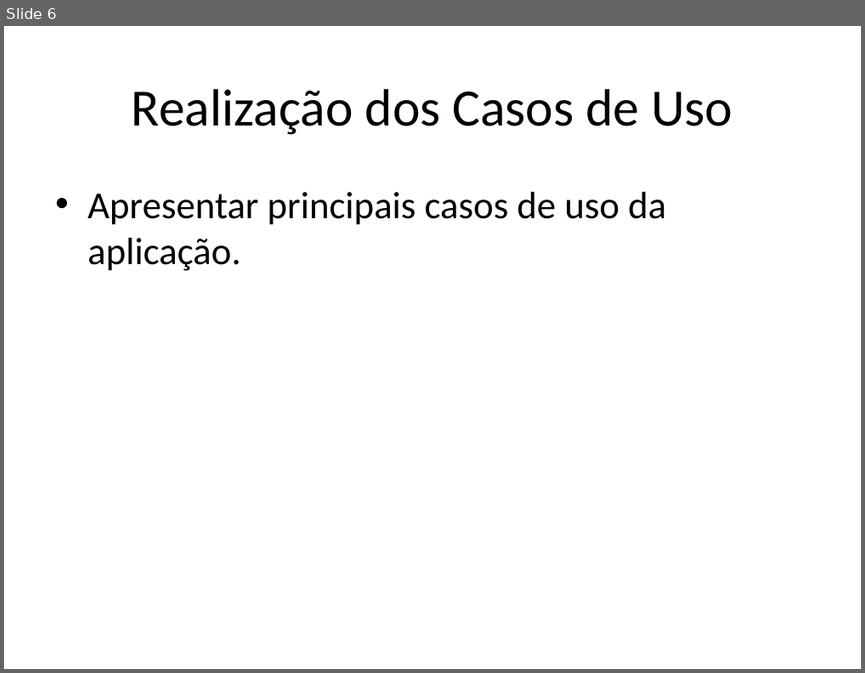
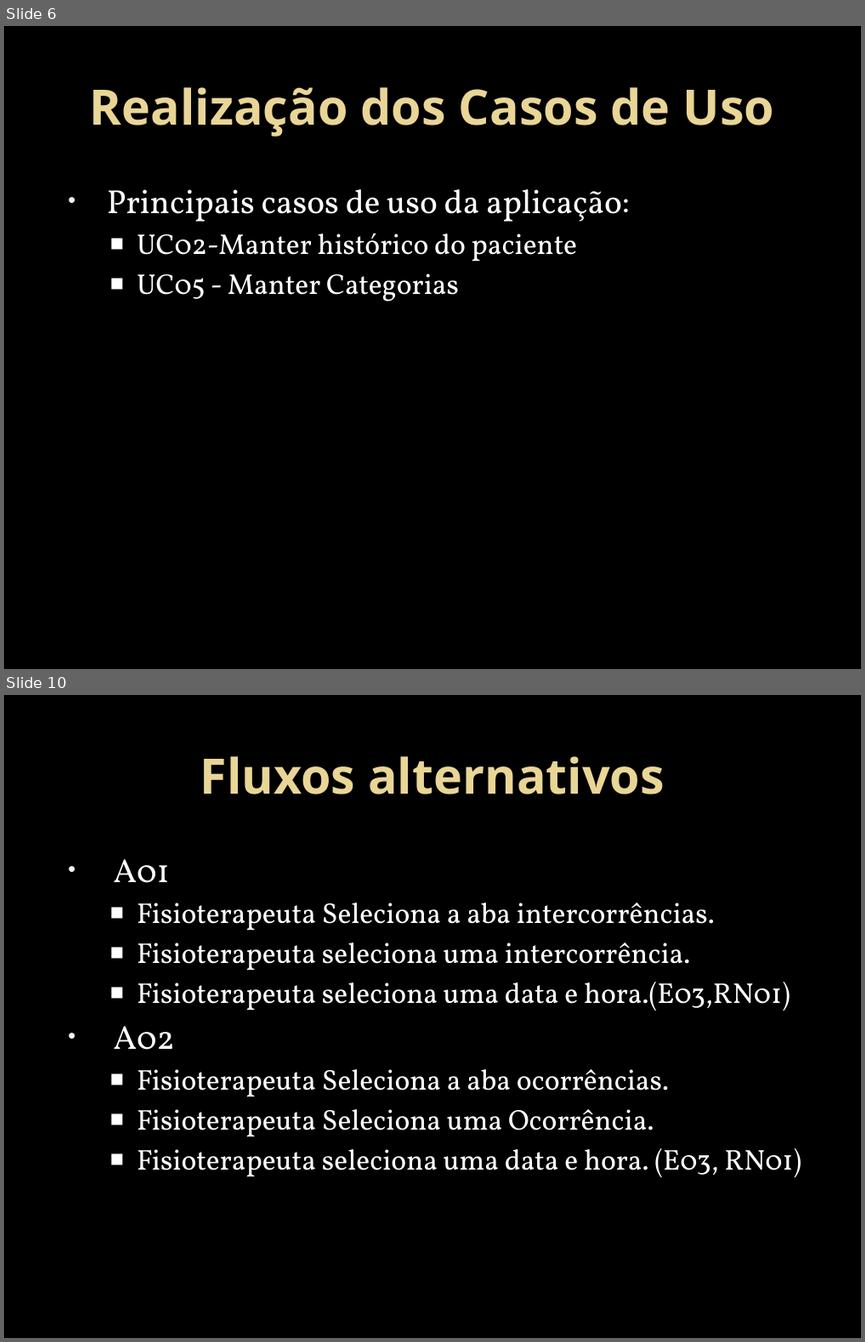
Before and after one commit to HamiltonSantos/FisioDiag, a slide deck: Análise/ApresentacaoAnalise.pptx. Shown one above the other, each under a label of ours: slide 6 before the commit, slides 6 and 10 after it; the slides between them are not shown. The pictures are 865x673 and 865x1342 pixels, drawn with LibreOffice and Linux fonts; fonts in the diff are those of the drawing; background and template pictures are left out. Boxes give left, top, right and bottom in pixels: in the first picture for what was removed or moved away, otherwise in the second. Text is boxed around its words. In the diff, an @@ line names an element or a change of style, - is before the commit and + after.

```diff
--- a/Análise/ApresentacaoAnalise.pptx
+++ b/Análise/ApresentacaoAnalise.pptx
@@ slide 10 added at (x1=4, y1=695, x2=861, y2=1338), background picture (left out) @@
@@ title added at (x1=200, y1=756, x2=664, y2=794), 41 pt, text gradient #EAD696 to #E7D081, bold @@
+Fluxos alternativos
@@ text added at (x1=114, y1=859, x2=801, y2=1177), 24 pt, text #FFFFFF @@
+• A01
+  ■ Fisioterapeuta Seleciona a aba intercorrências.
+  ■ Fisioterapeuta seleciona uma intercorrência.
+  ■ Fisioterapeuta seleciona uma data e hora.(E03,RN01)
+• A02
+  ■ Fisioterapeuta Seleciona a aba ocorrências.
+  ■ Fisioterapeuta Seleciona uma Ocorrência.
+  ■ Fisioterapeuta seleciona uma data e hora. (E03, RN01)
@@ slide 6 changed as well @@
@@ background #FFFFFF to picture (left out) @@
@@ title "Realização dos Casos de Uso" at (x1=90, y1=87, x2=774, y2=136): size 44 to 41 pt, font Calibri to Noto Sans, text colour #000000 to gradient #EAD696 to #E7D081, bold on @@
@@ text at (x1=107, y1=189, x2=630, y2=301): text changed; size 32 to 24 pt; font Calibri to Vollkorn; text colour #000000 to #FFFFFF @@
-• Apresentar principais casos de uso da aplicação.
+• Principais casos de uso da aplicação:
+  ■ UC02-Manter histórico do paciente
+  ■ UC05 - Manter Categorias
```
Also in this commit, not shown: 6 other slides changed, 15 other slides added, 1 slide removed, 1 other file.
